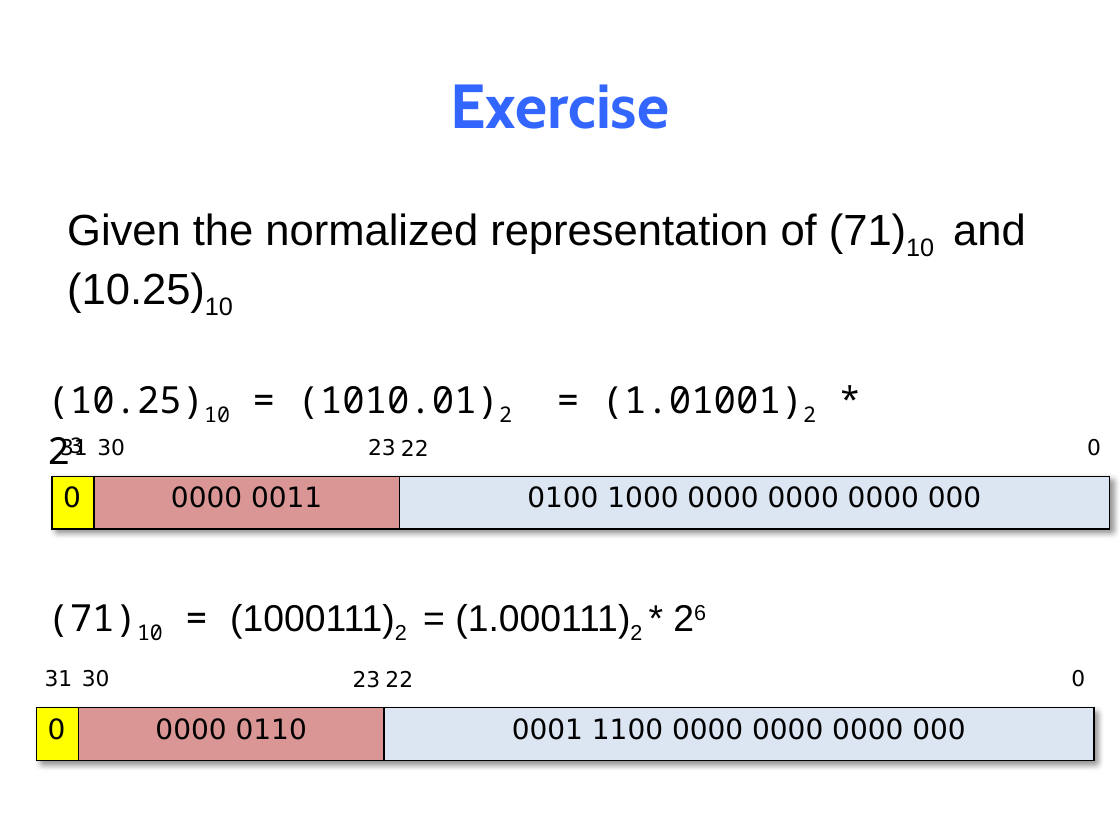
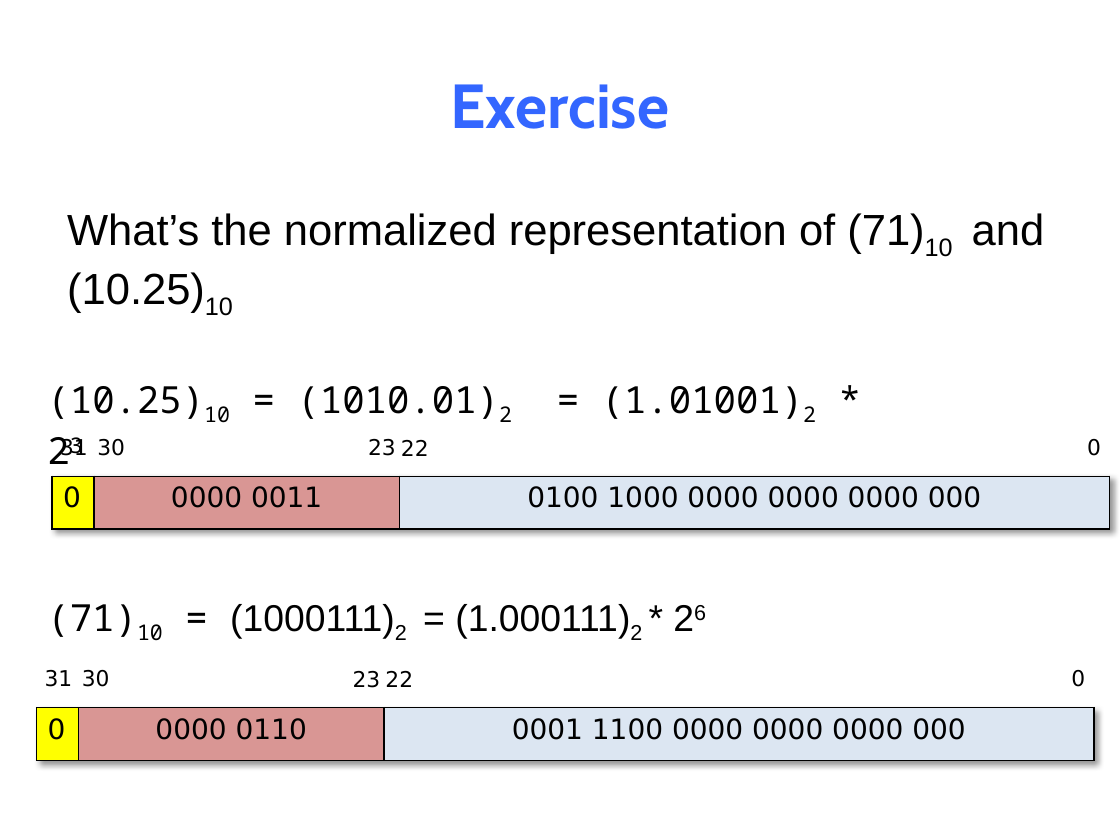
Before and after one commit to NYU-CSO/nyu-cso.github.io, a slide deck: slide 27 of notes/03-floats.pptx (slide 30 before the commit). Drawn at 1120x840 pixels with LibreOffice and Linux fonts; fonts in the diff are those of the drawing. Boxes give left, top, right and bottom in pixels: in the first picture for what was removed or moved away, otherwise in the second. Text is boxed around its words. In the diff, an @@ line names an element or a change of style, - is before the commit and + after.

```diff
--- a/notes/03-floats.pptx
+++ b/notes/03-floats.pptx
@@ text at (67, 213, 1045, 316): text changed @@
-Given the normalized representation of (71)10 and (10.25)10
+What’s the normalized representation of (71)10 and (10.25)10
```
Also in this commit, not shown: 34 other slides changed, 3 slides removed, 1 other file.
